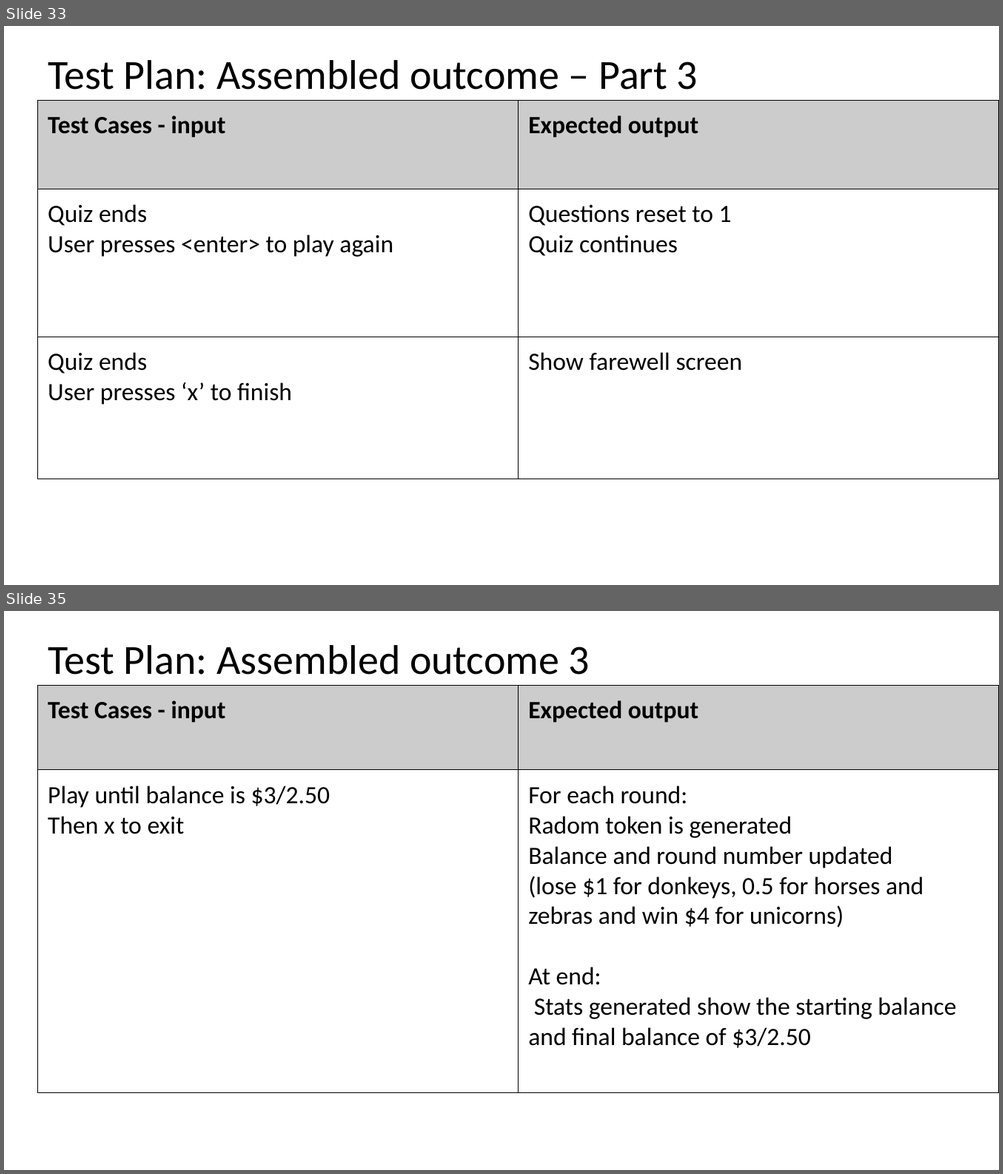
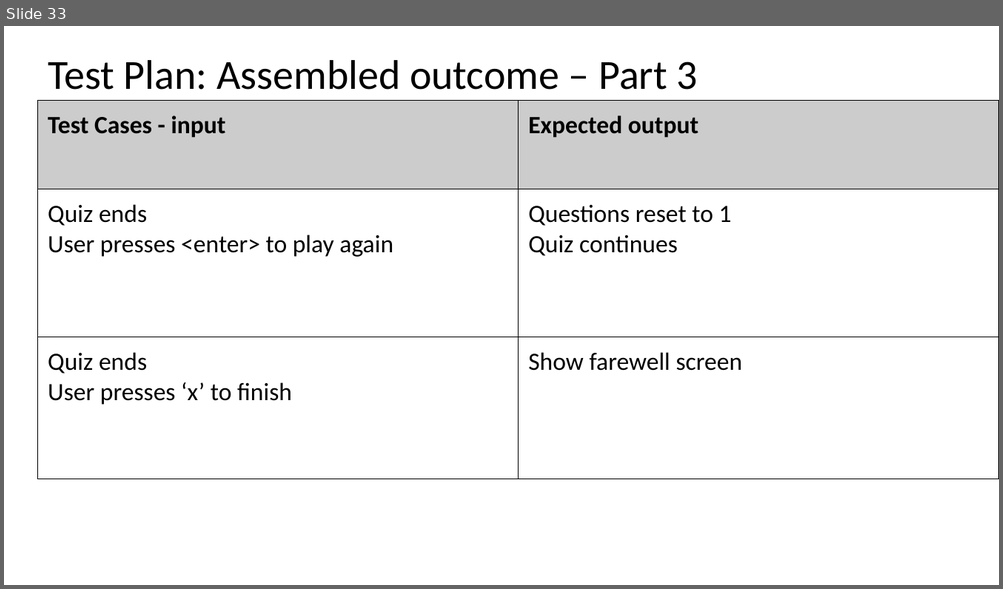
Before and after one commit to MOLLY-S1/Assessment, a slide deck: AS91883(1.7) & AS91884(1.8) Documentation.pptx. Shown one above the other, each under a label of ours: slides 33 and 35 before the commit, slide 33 after it; the slides between them are not shown. The pictures are 1003x1174 and 1003x589 pixels, drawn with LibreOffice and Linux fonts; fonts in the diff are those of the drawing. Boxes give left, top, right and bottom in pixels: in the first picture for what was removed or moved away, otherwise in the second. Text is boxed around its words. In the diff, an @@ line names an element or a change of style, - is before the commit and + after.

```diff
--- a/AS91883(1.7) & AS91884(1.8) Documentation.pptx
+++ b/AS91883(1.7) & AS91884(1.8) Documentation.pptx
@@ slide 35 removed at <box>4,611,999,1170</box>, background #FFFFFF @@
@@ title removed at <box>48,645,589,675</box> @@
-Test Plan: Assembled outcome 3
@@ table removed at <box>37,686,999,1088</box>, 2 rows, 2 columns @@
-Test Cases - input | Expected output
-Play until balance is $3/2.50 / Then x to exit | For each round: / Radom token is generated / Balance and round number updated / (lose $1 for donkeys, 0.5 for horses and zebras and win $4 for unicorns) / At end: / Stats generated show the starting balance and final balance of $3/2.50
```
Also in this commit, not shown: 3 slides changed, 1 other slide removed, 1 other file.
